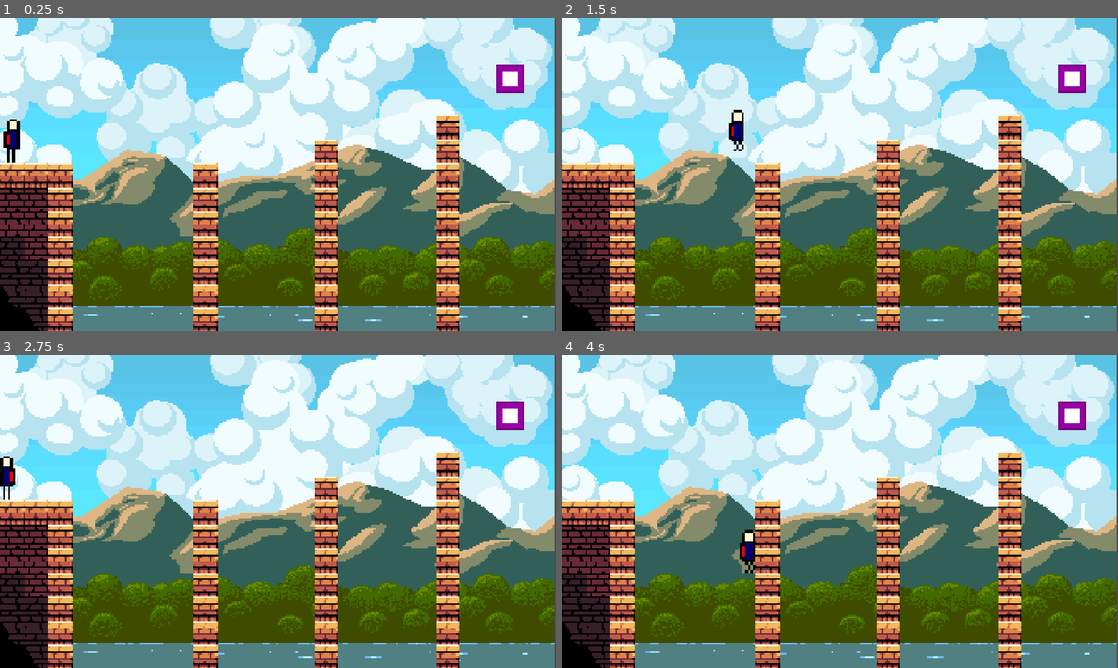
Above: before the commit, frames 1-4 (two rows, left to right).
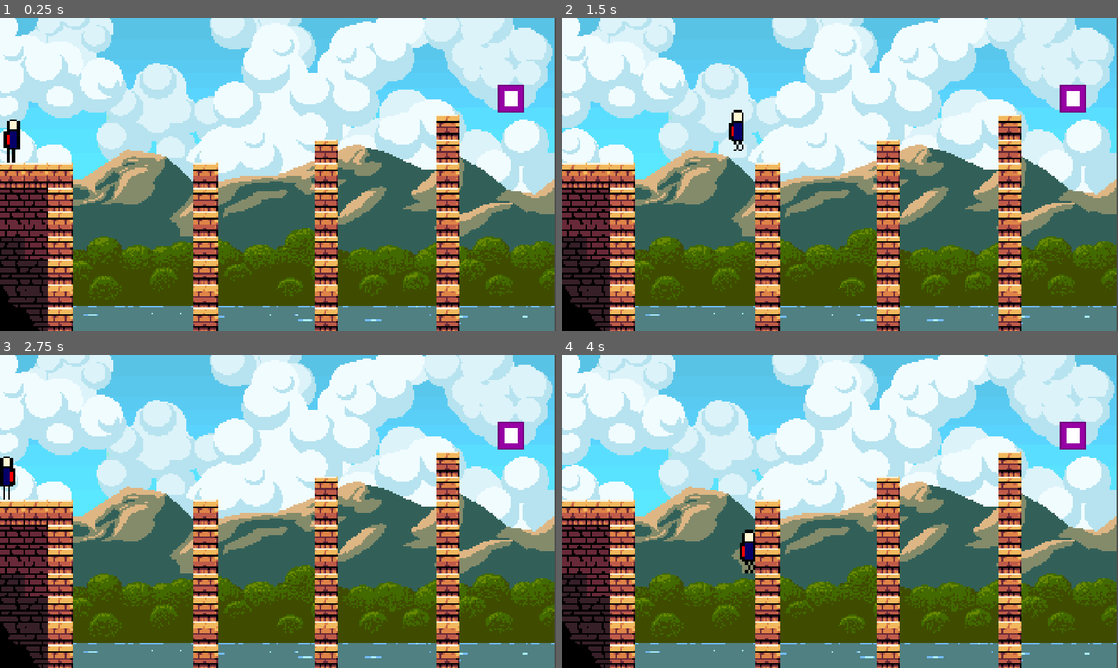
Above: after the commit, the same moments.

Repository: freddieI5/Jumping_Jeff
Game: Godot game, scene res://level/level2.tscn
Same seed, same stepped clock (60 frames per second), same inputs: the game is played once before the commit and once after it. This scene is started directly instead of the project's main scene.
Inputs:
- Up to frame 1 (0.25 s): no input
- Up to frame 2 (1.5 s): hold D (right) from 0.53 s (still down); tap Space (jump) at 0.77 s
- Up to frame 3 (2.75 s): tap Space (jump) at 1.52 s; release D (right) at 2.03 s; hold A (left) from 2.03 s (still down)
- Up to frame 4 (4 s): release A (left) at 2.78 s; hold D (right) from 2.78 s (still down); tap Space (jump) at 3.02, 3.77 s

The runs differ from the first frame. In frame 1, 0.7% of the frame differs, in the area x 89-95%, y 14-31%; in frame 2, 0.7%; in frame 3, 0.7%; in frame 4, 0.7%.

Commit message:
level

Diff:
--- a/level/level0.tscn
+++ b/level/level0.tscn
@@ -311,14 +311,14 @@
 position = Vector2(95.66667, 227.33331)
 scale = Vector2(3, 3)
 
-[node name="Area2D" parent="." unique_id=823911210 instance=ExtResource("6_k6pdc")]
+[node name="next level" parent="." unique_id=823911210 instance=ExtResource("6_k6pdc")]
 position = Vector2(523.3333, 278.6667)
 
 [node name="RichTextLabel" type="RichTextLabel" parent="." unique_id=1041680881]
-offset_left = 159.66669
-offset_top = 0.33333337
-offset_right = 399.31232
-offset_bottom = 23.66667
+offset_left = 159.667
+offset_top = 40.0
+offset_right = 399.31262
+offset_bottom = 63.333332
 scale = Vector2(1.505, 1.505)
 theme_override_colors/default_color = Color(0, 0, 0, 1)
 text = "Press A or D to moving around"
--- a/level/level1.tscn
+++ b/level/level1.tscn
@@ -310,7 +310,7 @@
 scale = Vector2(0.175, 0.175)
 texture = ExtResource("5_a1r6t")
 
-[node name="Area2D" parent="." unique_id=823911210 instance=ExtResource("6_k6pdc")]
+[node name="next level" parent="." unique_id=823911210 instance=ExtResource("6_k6pdc")]
 position = Vector2(604, 139.66667)
 
 [node name="RichTextLabel" type="RichTextLabel" parent="." unique_id=418615109]
--- a/level/level2.tscn
+++ b/level/level2.tscn
@@ -305,8 +305,8 @@
 position = Vector2(10.66667, 128)
 scale = Vector2(3, 3)
 
-[node name="Area2D" parent="." unique_id=823911210 instance=ExtResource("5_djs1c")]
-position = Vector2(587, 70)
+[node name="next level" parent="." unique_id=823911210 instance=ExtResource("5_djs1c")]
+position = Vector2(588, 92.66667)
 
 [node name="killzone" parent="." unique_id=1612089244 instance=ExtResource("6_axulw")]
 position = Vector2(320.33334, 386.33334)
--- a/level/level3.tscn
+++ b/level/level3.tscn
@@ -306,7 +306,7 @@
 position = Vector2(16.666668, 15.666664)
 scale = Vector2(3, 3)
 
-[node name="Area2D" parent="." unique_id=823911210 instance=ExtResource("5_gkvoo")]
+[node name="next level" parent="." unique_id=823911210 instance=ExtResource("5_gkvoo")]
 position = Vector2(107.333336, 89)
 
 [node name="key" parent="." unique_id=1854565320 instance=ExtResource("6_puws0")]
